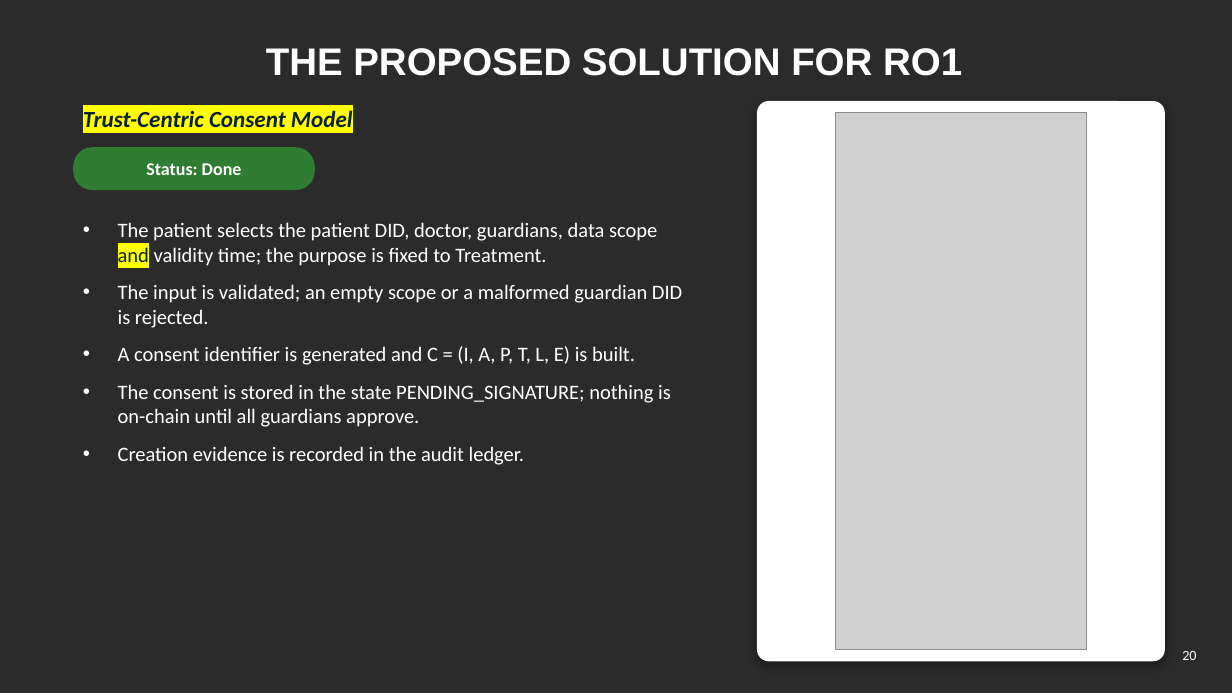
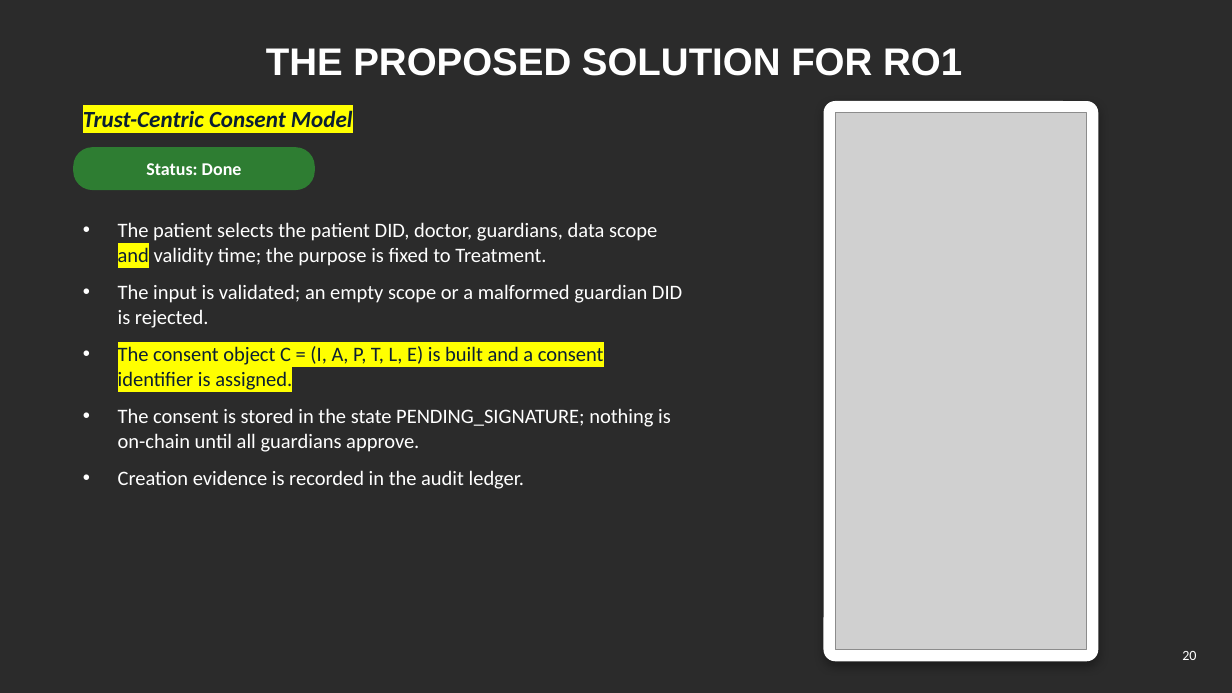
Before and after one commit to yasir12345678900/HealthRWA-Sepolia-Personal-try, a slide deck: slide 20 of docs/Yasir_CA2_Reassessment_Slides_YELLOW_changes.pptx. Drawn at 1232x693 pixels with LibreOffice and Linux fonts; fonts in the diff are those of the drawing; grey boxes stand for pictures; background and template pictures are left out; a plain dark background stands for a picture behind light text. Boxes give left, top, right and bottom in pixels: in the first picture for what was removed or moved away, otherwise in the second. Text is boxed around its words. In the diff, an @@ line names an element or a change of style, - is before the commit and + after.

```diff
--- a/docs/Yasir_CA2_Reassessment_Slides_YELLOW_changes.pptx
+++ b/docs/Yasir_CA2_Reassessment_Slides_YELLOW_changes.pptx
@@ rounded rectangle: place and size @@
-rounded rectangle at bbox=[758, 102, 1165, 661]
+rounded rectangle at bbox=[824, 102, 1098, 661]
@@ rounded rectangle at bbox=[824, 102, 1098, 661]: proportions changed @@
@@ text at bbox=[118, 346, 604, 390]: text changed; text colour #FFFFFF to #0B1F33 @@
-• A consent identifier is generated and C = (I, A, P, T, L, E) is built.
+• The consent object C = (I, A, P, T, L, E) is built and a consent identifier is assigned.
```
Also in this commit, not shown: 18 other slides changed, 3 other files.
